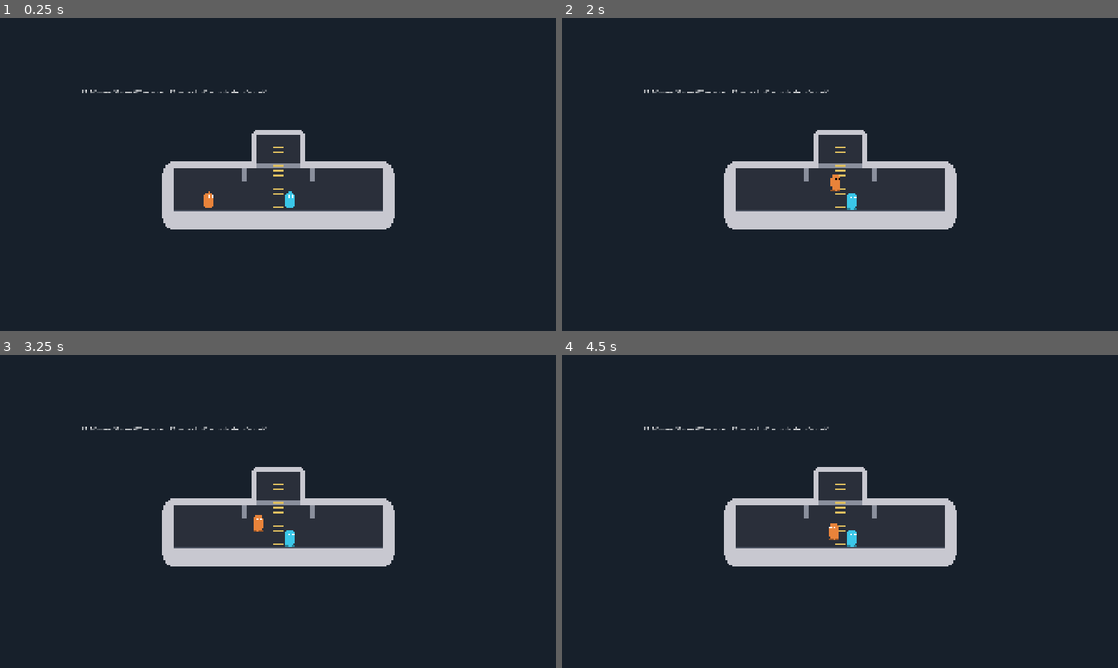
Above: before the commit, frames 1-4 (two rows, left to right).
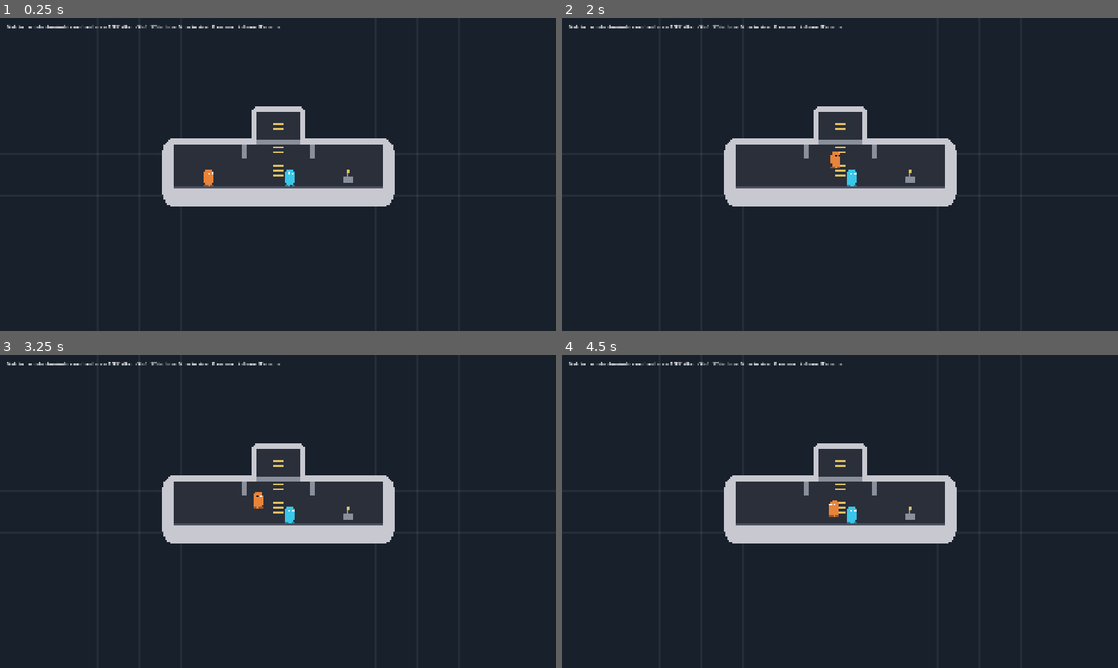
Above: after the commit, the same moments.

Repository: SnirNehemia/deeper
Game: Godot game, scene res://scenes/sub_test.tscn
Same seed, same stepped clock (60 frames per second), same inputs: the game is played once before the commit and once after it.
Inputs:
- Up to frame 1 (0.25 s): no input
- Up to frame 2 (2 s): tap E at 0.5, 0.6, 1.25, 1.35 s; hold D from 0.53 s (still down); tap W at 0.77, 1.52 s
- Up to frame 3 (3.25 s): tap E at 2, 2.3, 2.75, 3.05 s; release D at 2.03 s; hold A 2.03-2.78 s; tap Q at 2.1 s; hold D from 2.78 s (still down); tap Shift at 2.85 s; tap W at 3.02 s
- Up to frame 4 (4.5 s): tap E at 3.5, 3.8, 4.25, 4.35 s; tap Enter at 3.6 s; tap W at 3.77 s; release D at 4.28 s; hold A from 4.28 s (still down)

The runs differ from the first frame. In frame 1, 8.2% of the frame differs, in the area x 1-83%, y 2-68%; in frame 2, 8.2%; in frame 3, 8.2%; in frame 4, 8.2%.

Commit message:
Step 4: helm + sub driving — sit down and steer a heavy submarine
- GameFeel.SubFeel: heavy direct control (6 m/s horiz / 4 vert, 3 s spin-up,
  2 s coast, neutral buoyancy, ±5deg cosmetic pitch)
- Sub now drives: per-axis accel/coast toward the helm's drive_input, no gravity;
  visual pitch tilt on a separate SubVisual node so the body + crew stay upright
- Station system (Station base + HelmStation): stand in zone, interact to sit
  (one occupant), interact to leave; seated crew forwards input to the station
- Crew: station sensor + seated state — locks to the seat (rides the moving sub),
  hands its move vector to the helm; verified crew ride along with zero sliding
- sub_test: follow camera + faint motion grid + on-screen hint (CanvasLayer)
- Headless test_helm: seat, heavy spin-up, max-speed cap, coast-to-stop, dive,
  ride-along, leave seat — all passing

Co-Authored-By: Claude Sonnet 4.6 <noreply@anthropic.com>

Diff:
--- a/autoload/game_feel.gd
+++ b/autoload/game_feel.gd
@@ -58,3 +58,25 @@
 
 func use_snappy() -> void:
 	crew = snappy()
+
+## Submarine driving feel: heavy but controllable. Direct control — the helm
+## occupant's move vector accelerates the sub; neutral buoyancy means it drifts
+## to a stop and never sinks on its own.
+class SubFeel:
+	var max_speed_h: float = 6.0   ## m/s horizontal
+	var max_speed_v: float = 4.0   ## m/s vertical
+	var time_to_max: float = 3.0   ## s to spin up to max
+	var coast_to_stop: float = 2.0 ## s to coast to a stop once input is released
+	var max_pitch_deg: float = 5.0 ## cosmetic nose tilt at full horizontal speed
+
+	func accel_h() -> float:
+		return max_speed_h / time_to_max
+	func decel_h() -> float:
+		return max_speed_h / coast_to_stop
+	func accel_v() -> float:
+		return max_speed_v / time_to_max
+	func decel_v() -> float:
+		return max_speed_v / coast_to_stop
+
+## The submarine feel currently in effect.
+var sub: SubFeel = SubFeel.new()
--- a/scenes/sub_test.gd
+++ b/scenes/sub_test.gd
@@ -1,50 +1,64 @@
 extends Node2D
 
-## Sub interior playtest: a stationary submarine with two crew inside, so we can
-## verify running through all three rooms and climbing the ladder to the conning
-## area before the sub starts moving (that arrives with the helm).
+## Sub interior + helm playtest: a submarine with two crew inside, free to move
+## through the ocean once someone takes the helm. A faint grid shows motion and
+## the camera follows the sub. (The real ocean map / depth meter come next.)
+
+var _sub: Sub
+var _cam: Camera2D
 
 func _ready() -> void:
 	_add_background()
 
-	var sub := Sub.new()
-	sub.position = Vector2(0, 40)
-	add_child(sub)
+	var grid := GridBackground.new()
+	grid.z_index = -50
+	add_child(grid)
 
-	# Crew are CHILDREN of the sub, so they'll ride along once it moves.
+	_sub = Sub.new()
+	add_child(_sub)
+
+	# Crew are CHILDREN of the sub, so they ride along as it moves.
 	var p1 := Crew.new()
 	p1.player_index = 0
 	p1.body_color = PlaceholderArt.CREW_P1_COLOR
 	p1.position = Vector2(-240, -60)  # engine room (stern)
-	sub.add_child(p1)
+	_sub.add_child(p1)
 
 	var p2 := Crew.new()
 	p2.player_index = 1
 	p2.body_color = PlaceholderArt.CREW_P2_COLOR
 	p2.position = Vector2(40, -60)    # middle room, near the ladder
-	sub.add_child(p2)
+	_sub.add_child(p2)
 
-	var cam := Camera2D.new()
-	cam.position = Vector2(0, -80)
-	add_child(cam)
-	cam.make_current()
+	_cam = Camera2D.new()
+	_cam.position = Vector2(0, -40)
+	add_child(_cam)
+	_cam.make_current()
 
 	_add_hint_label()
+
+func _physics_process(_delta: float) -> void:
+	# Simple follow: keep the sub framed while driving (smooth camera comes later).
+	if _sub != null and _cam != null:
+		_cam.global_position = _sub.global_position + Vector2(0, -40)
 
 func _add_background() -> void:
 	var bg := ColorRect.new()
 	bg.color = PlaceholderArt.SANDBOX_BG
-	bg.size = Vector2(4000, 2000)
-	bg.position = Vector2(-2000, -1500)
+	bg.size = Vector2(20000, 16000)
+	bg.position = Vector2(-10000, -8000)
 	bg.z_index = -100
 	add_child(bg)
 
 func _add_hint_label() -> void:
+	# A CanvasLayer keeps the hint pinned to the screen as the camera moves.
+	var layer := CanvasLayer.new()
+	add_child(layer)
 	var label := Label.new()
-	label.text = "P1: A/D move, W jump, W/S on ladder    P2: arrows, Up/Down on ladder    (Esc quits)"
-	label.position = Vector2(-680, -380)
+	label.text = "Walk to the helm (bow/right room) and press E (P1) / Right-Shift (P2) to drive. Move to steer. Press again to leave. (Esc quits)"
+	label.position = Vector2(20, 16)
 	label.add_theme_color_override("font_color", Color.WHITE)
-	add_child(label)
+	layer.add_child(label)
 
 func _unhandled_input(event: InputEvent) -> void:
 	# Dev convenience only (not gameplay input): quit on Esc.
--- a/scripts/collision_layers.gd
+++ b/scripts/collision_layers.gd
@@ -13,3 +13,4 @@
 const INTERIOR := 1 << 3   ## sub interior floors/walls the crew stand on
 const LADDER := 1 << 4     ## ladder climb zones
 const HATCH := 1 << 5      ## solid deck over the ladder hole; crew pass it only while climbing
+const STATION := 1 << 6    ## station interaction zones (helm, etc.)
--- a/scripts/crew/crew.gd
+++ b/scripts/crew/crew.gd
@@ -25,6 +25,11 @@
 var _ladder_overlaps: int = 0
 var _on_ladder: bool = false
 
+# Station state: a station we're standing in range of, and the one we're seated
+# at (driving) if any.
+var _nearby_station: Station = null
+var _station: Station = null
+
 var _facing: float = 1.0
 var _run_phase: float = 0.0
 var _was_on_floor: bool = false
@@ -54,6 +59,7 @@
 	add_child(_visual)
 
 	_add_ladder_sensor()
+	_add_station_sensor()
 
 func _add_ladder_sensor() -> void:
 	var sensor := Area2D.new()
@@ -70,6 +76,24 @@
 	sensor.area_exited.connect(func(_a: Area2D) -> void:
 		_ladder_overlaps = maxi(0, _ladder_overlaps - 1))
 
+func _add_station_sensor() -> void:
+	var sensor := Area2D.new()
+	sensor.collision_layer = 0
+	sensor.collision_mask = Layers.STATION
+	var shape := CollisionShape2D.new()
+	var rect := RectangleShape2D.new()
+	rect.size = Vector2(PlaceholderArt.CREW_WIDTH_M * GameFeel.PIXELS_PER_METER,
+		PlaceholderArt.CREW_HEIGHT_M * GameFeel.PIXELS_PER_METER)
+	shape.shape = rect
+	sensor.add_child(shape)
+	add_child(sensor)
+	sensor.area_entered.connect(func(a: Area2D) -> void:
+		if a is Station:
+			_nearby_station = a)
+	sensor.area_exited.connect(func(a: Area2D) -> void:
+		if a == _nearby_station:
+			_nearby_station = null)
+
 func _physics_process(delta: float) -> void:
 	var input: PlayerInput = InputHub.get_input(player_index)
 	var feel: GameFeel.CrewFeel = GameFeel.crew
@@ -78,6 +102,19 @@
 	var move_x := input.move.x if input != null else 0.0
 	var move_y := input.move.y if input != null else 0.0
 	var jump_pressed := input.jump_pressed if input != null else false
+	var interact_pressed := input.interact_pressed if input != null else false
+
+	# Seated at a station: hand our input to it and stay locked in the seat.
+	if _station != null:
+		_be_seated(input, interact_pressed)
+		_update_visual(0.0, ppm, delta)
+		return
+
+	# Sit down at a station we're standing in (and that's free).
+	if interact_pressed and _nearby_station != null and _nearby_station.can_enter():
+		_enter_station(_nearby_station)
+		_update_visual(0.0, ppm, delta)
+		return
 
 	# Grab a ladder when overlapping one and deliberately pushing up or down.
 	# (Pressing down is also how you drop through the conning hatch.)
@@ -138,6 +175,26 @@
 	elif is_on_floor() and move_y >= 0.0:
 		_on_ladder = false
 	_was_on_floor = is_on_floor()
+
+func _be_seated(input: PlayerInput, interact_pressed: bool) -> void:
+	# Locked in the seat (which rides with the sub); feed input to the station.
+	velocity = Vector2.ZERO
+	global_position = _station.seat_global_position()
+	if input != null:
+		_station.handle_input(input)
+	if interact_pressed:
+		_exit_station()
+
+func _enter_station(station: Station) -> void:
+	station.enter(self)
+	_station = station
+	velocity = Vector2.ZERO
+	_on_ladder = false
+
+func _exit_station() -> void:
+	if _station != null:
+		_station.exit(self)
+	_station = null
 
 func _update_visual(move_x: float, ppm: float, delta: float) -> void:
 	if absf(move_x) > 0.01:
--- /dev/null
+++ b/scripts/stations/helm_station.gd
@@ -0,0 +1,25 @@
+class_name HelmStation
+extends Station
+
+## The helm: direct control. While a crew is seated, their move vector becomes
+## the sub's drive input (accelerate left/right/up/down). Letting go (or leaving
+## the seat) drops the drive to zero and the heavy sub coasts to a stop.
+
+## The sub this helm steers (set by the sub when it builds the helm).
+var sub: Sub = null
+
+func handle_input(input: PlayerInput) -> void:
+	if sub != null:
+		sub.drive_input = input.move
+
+func exit(crew: Crew) -> void:
+	super.exit(crew)
+	if sub != null:
+		sub.drive_input = Vector2.ZERO
+
+func _draw() -> void:
+	# Placeholder console: a small box, brighter when free, dim when occupied.
+	var color := PlaceholderArt.SUB_STRUCTURE if occupant == null else PlaceholderArt.SUB_FLOOR
+	draw_rect(Rect2(-16, -8, 32, 24), color)
+	draw_rect(Rect2(-3, -22, 6, 16), PlaceholderArt.SUB_STRUCTURE)  # control column
+	draw_circle(Vector2(0, -24), 7, PlaceholderArt.LADDER_COLOR)    # wheel
--- /dev/null
+++ b/scripts/stations/station.gd
@@ -0,0 +1,48 @@
+class_name Station
+extends Area2D
+
+## A crew station: a zone a crew member can stand in and press interact to take
+## control (sit down), press interact again to leave. One occupant at a time.
+##
+## This base handles occupancy and the seat position; subclasses (HelmStation,
+## later turret/periscope) override handle_input() to do something with the
+## seated player's controls. The crew node drives the lifecycle: it detects the
+## zone, calls enter()/exit(), and forwards input via handle_input().
+
+## How big the "stand here to use it" zone is.
+@export var zone_size: Vector2 = Vector2(70, 96)
+
+## The crew currently seated here, or null.
+var occupant: Crew = null
+
+func _ready() -> void:
+	collision_layer = Layers.STATION
+	collision_mask = 0
+	monitorable = true   # crew sensors detect this zone
+	monitoring = false
+	var shape := CollisionShape2D.new()
+	var rect := RectangleShape2D.new()
+	rect.size = zone_size
+	shape.shape = rect
+	add_child(shape)
+
+func can_enter() -> bool:
+	return occupant == null
+
+func enter(crew: Crew) -> void:
+	occupant = crew
+	queue_redraw()
+
+func exit(crew: Crew) -> void:
+	if occupant == crew:
+		occupant = null
+	queue_redraw()
+
+## Where the seated crew's origin locks. Defaults to this node's position; the
+## crew rides it as the sub moves.
+func seat_global_position() -> Vector2:
+	return global_position
+
+## Consume the seated player's input for this frame. Override in subclasses.
+func handle_input(_input: PlayerInput) -> void:
+	pass
--- a/scripts/sub/sub.gd
+++ b/scripts/sub/sub.gd
@@ -29,12 +29,52 @@
 # Divider x positions between the three rooms.
 const DIV_X := ROOM_W * 0.5   # 120
 
+# Helm seat location (helm/bow room, near the floor). Crew origin sits here.
+const HELM_X := HALF_W - ROOM_W * 0.5                          # 240 — helm room center
+const HELM_SEAT_Y := -PlaceholderArt.CREW_HEIGHT_M * PPM * 0.5 # crew feet on the floor
+
+## Desired drive direction this frame, set by the helm occupant (each axis in
+## [-1, 1]). Zero when no one is steering — the sub then coasts to a stop.
+var drive_input: Vector2 = Vector2.ZERO
+
+var _visual: SubVisual
+
 func _ready() -> void:
 	collision_layer = Layers.SUB_HULL
 	collision_mask = Layers.TERRAIN
+	_visual = SubVisual.new()
+	add_child(_visual)
 	_build_hull_collision()
 	_build_interior()
 	_build_ladder()
+	_build_helm()
+
+func _physics_process(delta: float) -> void:
+	var feel: GameFeel.SubFeel = GameFeel.sub
+	var ppm: float = GameFeel.PIXELS_PER_METER
+
+	# Per-axis: accelerate toward the target speed, or coast toward zero.
+	var target := Vector2(
+		clampf(drive_input.x, -1.0, 1.0) * feel.max_speed_h * ppm,
+		clampf(drive_input.y, -1.0, 1.0) * feel.max_speed_v * ppm)
+	var rate_x := feel.accel_h() if absf(target.x) > 0.01 else feel.decel_h()
+	var rate_y := feel.accel_v() if absf(target.y) > 0.01 else feel.decel_v()
+	velocity.x = move_toward(velocity.x, target.x, rate_x * ppm * delta)
+	velocity.y = move_toward(velocity.y, target.y, rate_y * ppm * delta)
+
+	# No gravity: neutral buoyancy, so it holds depth when idle.
+	move_and_slide()
+
+	# Cosmetic pitch tilt proportional to horizontal speed (visual only — the
+	# body and crew stay upright so collisions and footing are unaffected).
+	var t := clampf(velocity.x / (feel.max_speed_h * ppm), -1.0, 1.0)
+	_visual.rotation = deg_to_rad(feel.max_pitch_deg) * t
+
+func _build_helm() -> void:
+	var helm := HelmStation.new()
+	helm.sub = self
+	helm.position = Vector2(HELM_X, HELM_SEAT_Y)
+	add_child(helm)
 
 ## Rough outer-shell collider (vs terrain). Shape only matters once the ocean map
 ## exists; bumping terrain is harmless this milestone.
@@ -120,54 +160,3 @@
 	col.shape = shape
 	body.add_child(col)
 	add_child(body)
-
-# --- Placeholder visuals (drawn in local space; collision is separate) ---
-
-func _draw() -> void:
-	var deck_y := CEIL_Y - WALL_T
-	var conn_ceil_y := deck_y - 2.0 * PPM
-
-	# Outer hull silhouette (rounded), behind everything.
-	_draw_round_rect(Rect2(-HALF_W - 40.0, -ROOM_H - 24.0, HALF_W * 2.0 + 80.0, ROOM_H + 24.0 + 1.5 * PPM),
-		48.0, PlaceholderArt.HULL_COLOR)
-	# Conning tower bump on top.
-	_draw_round_rect(Rect2(-CONN_HALF - 18.0, conn_ceil_y - 18.0, CONN_HALF * 2.0 + 36.0, deck_y - conn_ceil_y + 24.0),
-		18.0, PlaceholderArt.HULL_COLOR)
-
-	# Room interiors.
-	for i in 3:
-		var room_x := -HALF_W + i * ROOM_W
-		draw_rect(Rect2(room_x, CEIL_Y, ROOM_W, ROOM_H), PlaceholderArt.SUB_INTERIOR)
-	# Conning interior.
-	draw_rect(Rect2(-CONN_HALF, conn_ceil_y, CONN_HALF * 2.0, deck_y - conn_ceil_y),
-		PlaceholderArt.SUB_INTERIOR)
-
-	# Floor deck highlight.
-	draw_rect(Rect2(-HALF_W, 0, HALF_W * 2.0, 6.0), PlaceholderArt.SUB_FLOOR)
-
-	# Doorway headers (visual) + divider posts (just the header part).
-	var header_h := ROOM_H - DOOR_H
-	for sx in [-DIV_X, DIV_X]:
-		draw_rect(Rect2(sx - WALL_T * 0.5, CEIL_Y, WALL_T, header_h), PlaceholderArt.SUB_STRUCTURE)
-
-	# Conning deck (structure) across the conning floor, including the hatch.
-	draw_rect(Rect2(-CONN_HALF, CEIL_Y - WALL_T, CONN_HALF * 2.0, WALL_T),
-		PlaceholderArt.SUB_STRUCTURE)
-
-	# Ladder rails + rungs.
-	var rail_x := HOLE_HALF - 6.0
-	draw_rect(Rect2(-rail_x - 2.0, conn_ceil_y, 4.0, -conn_ceil_y), PlaceholderArt.LADDER_COLOR)
-	draw_rect(Rect2(rail_x - 2.0, conn_ceil_y, 4.0, -conn_ceil_y), PlaceholderArt.LADDER_COLOR)
-	var rung := conn_ceil_y + 8.0
-	while rung < 0.0:
-		draw_rect(Rect2(-rail_x, rung, rail_x * 2.0, 3.0), PlaceholderArt.LADDER_COLOR)
-		rung += 16.0
-
-func _draw_round_rect(rect: Rect2, radius: float, color: Color) -> void:
-	var r := minf(radius, minf(rect.size.x, rect.size.y) * 0.5)
-	draw_rect(Rect2(rect.position + Vector2(r, 0), Vector2(rect.size.x - 2.0 * r, rect.size.y)), color)
-	draw_rect(Rect2(rect.position + Vector2(0, r), Vector2(rect.size.x, rect.size.y - 2.0 * r)), color)
-	draw_circle(rect.position + Vector2(r, r), r, color)
-	draw_circle(rect.position + Vector2(rect.size.x - r, r), r, color)
-	draw_circle(rect.position + Vector2(r, rect.size.y - r), r, color)
-	draw_circle(rect.position + Vector2(rect.size.x - r, rect.size.y - r), r, color)
--- /dev/null
+++ b/scripts/sub/sub_visual.gd
@@ -0,0 +1,58 @@
+class_name SubVisual
+extends Node2D
+
+## Placeholder art for the submarine, kept on its own node so the sub can apply
+## a cosmetic pitch tilt (rotate this) while the physics body and the crew stay
+## perfectly upright. Reads the geometry constants from Sub.
+
+func _draw() -> void:
+	var deck_y := Sub.CEIL_Y - Sub.WALL_T
+	var conn_ceil_y := deck_y - 2.0 * Sub.PPM
+
+	# Outer hull silhouette (rounded), behind everything.
+	_draw_round_rect(Rect2(-Sub.HALF_W - 40.0, -Sub.ROOM_H - 24.0,
+		Sub.HALF_W * 2.0 + 80.0, Sub.ROOM_H + 24.0 + 1.5 * Sub.PPM),
+		48.0, PlaceholderArt.HULL_COLOR)
+	# Conning tower bump on top.
+	_draw_round_rect(Rect2(-Sub.CONN_HALF - 18.0, conn_ceil_y - 18.0,
+		Sub.CONN_HALF * 2.0 + 36.0, deck_y - conn_ceil_y + 24.0),
+		18.0, PlaceholderArt.HULL_COLOR)
+
+	# Room interiors.
+	for i in 3:
+		var room_x := -Sub.HALF_W + i * Sub.ROOM_W
+		draw_rect(Rect2(room_x, Sub.CEIL_Y, Sub.ROOM_W, Sub.ROOM_H), PlaceholderArt.SUB_INTERIOR)
+	# Conning interior.
+	draw_rect(Rect2(-Sub.CONN_HALF, conn_ceil_y, Sub.CONN_HALF * 2.0, deck_y - conn_ceil_y),
+		PlaceholderArt.SUB_INTERIOR)
+
+	# Floor deck highlight.
+	draw_rect(Rect2(-Sub.HALF_W, 0, Sub.HALF_W * 2.0, 6.0), PlaceholderArt.SUB_FLOOR)
+
+	# Doorway headers (visual).
+	var header_h := Sub.ROOM_H - Sub.DOOR_H
+	for sx in [-Sub.DIV_X, Sub.DIV_X]:
+		draw_rect(Rect2(sx - Sub.WALL_T * 0.5, Sub.CEIL_Y, Sub.WALL_T, header_h),
+			PlaceholderArt.SUB_STRUCTURE)
+
+	# Conning deck (structure) across the conning floor, including the hatch.
+	draw_rect(Rect2(-Sub.CONN_HALF, Sub.CEIL_Y - Sub.WALL_T, Sub.CONN_HALF * 2.0, Sub.WALL_T),
+		PlaceholderArt.SUB_STRUCTURE)
+
+	# Ladder rails + rungs.
+	var rail_x := Sub.HOLE_HALF - 6.0
+	draw_rect(Rect2(-rail_x - 2.0, conn_ceil_y, 4.0, -conn_ceil_y), PlaceholderArt.LADDER_COLOR)
+	draw_rect(Rect2(rail_x - 2.0, conn_ceil_y, 4.0, -conn_ceil_y), PlaceholderArt.LADDER_COLOR)
+	var rung := conn_ceil_y + 8.0
+	while rung < 0.0:
+		draw_rect(Rect2(-rail_x, rung, rail_x * 2.0, 3.0), PlaceholderArt.LADDER_COLOR)
+		rung += 16.0
+
+func _draw_round_rect(rect: Rect2, radius: float, color: Color) -> void:
+	var r := minf(radius, minf(rect.size.x, rect.size.y) * 0.5)
+	draw_rect(Rect2(rect.position + Vector2(r, 0), Vector2(rect.size.x - 2.0 * r, rect.size.y)), color)
+	draw_rect(Rect2(rect.position + Vector2(0, r), Vector2(rect.size.x, rect.size.y - 2.0 * r)), color)
+	draw_circle(rect.position + Vector2(r, r), r, color)
+	draw_circle(rect.position + Vector2(rect.size.x - r, r), r, color)
+	draw_circle(rect.position + Vector2(r, rect.size.y - r), r, color)
+	draw_circle(rect.position + Vector2(rect.size.x - r, rect.size.y - r), r, color)
--- /dev/null
+++ b/scripts/util/grid_background.gd
@@ -0,0 +1,20 @@
+class_name GridBackground
+extends Node2D
+
+## A faint static grid, purely so you can see the sub move before the real ocean
+## map exists. Draws a large area of 1 m grid lines; the camera moving over it
+## gives a sense of speed.
+
+@export var spacing: float = GameFeel.PIXELS_PER_METER  ## 1 m
+@export var half_extent: Vector2 = Vector2(6000, 4000)
+@export var line_color := Color(1, 1, 1, 0.06)
+
+func _draw() -> void:
+	var x := -half_extent.x
+	while x <= half_extent.x:
+		draw_line(Vector2(x, -half_extent.y), Vector2(x, half_extent.y), line_color, 1.0)
+		x += spacing
+	var y := -half_extent.y
+	while y <= half_extent.y:
+		draw_line(Vector2(-half_extent.x, y), Vector2(half_extent.x, y), line_color, 1.0)
+		y += spacing
--- /dev/null
+++ b/tests/test_helm.gd
@@ -0,0 +1,115 @@
+extends Node
+
+## Headless test for the helm + sub driving (Step 4).
+##
+## Run: godot --headless res://tests/test_helm.tscn
+## A crew walks to the helm, sits, drives the sub through the live InputHub, and
+## we verify: seating, heavy spin-up toward max speed, coast-to-stop, vertical
+## drive, a free crew riding along inside, and leaving the seat.
+
+var _failures := 0
+var _hub: Node
+
+func _ready() -> void:
+	_hub = get_node("/root/InputHub")
+	await _run()
+	if _failures == 0:
+		print("HELM TESTS PASSED")
+		get_tree().quit(0)
+	else:
+		push_error("HELM TESTS FAILED: %d failing check(s)" % _failures)
+		get_tree().quit(1)
+
+func _check(cond: bool, msg: String) -> void:
+	if cond:
+		print("  ok:   ", msg)
+	else:
+		push_error("  FAIL: " + msg)
+		_failures += 1
+
+func _key(keycode: Key, pressed: bool) -> InputEventKey:
+	var e := InputEventKey.new()
+	e.physical_keycode = keycode
+	e.pressed = pressed
+	return e
+
+func _press(keycode: Key) -> void:
+	_hub._input(_key(keycode, true))
+
+func _release(keycode: Key) -> void:
+	_hub._input(_key(keycode, false))
+
+func _frames(n: int) -> void:
+	for i in n:
+		await get_tree().physics_frame
+
+func _run() -> void:
+	print("[helm]")
+	var sub := Sub.new()
+	add_child(sub)
+
+	# Driver (P1) placed right at the helm seat.
+	var driver := Crew.new()
+	driver.player_index = 0
+	driver.position = Vector2(Sub.HELM_X, Sub.HELM_SEAT_Y)
+	sub.add_child(driver)
+
+	# A free crew (P2) standing in the middle room — should ride along untouched.
+	var rider := Crew.new()
+	rider.player_index = 1
+	rider.position = Vector2(40, -60)
+	sub.add_child(rider)
+
+	await _frames(10)  # let the station sensor register the overlap
+
+	var helm: HelmStation = null
+	for child in sub.get_children():
+		if child is HelmStation:
+			helm = child
+	_check(helm != null, "sub built a helm station")
+
+	# Sit down (E).
+	_press(KEY_E)
+	await _frames(2)
+	_release(KEY_E)
+	await _frames(2)
+	_check(helm.occupant == driver, "pressing E seats the crew at the helm")
+
+	# Let the rider fully settle before measuring ride-along.
+	await _frames(60)
+	# Drive right: heavy spin-up.
+	var rider_local := rider.position
+	var start_x := sub.global_position.x
+	_press(KEY_D)
+	await _frames(30)
+	var v_early := sub.velocity.x
+	await _frames(120)
+	var v_late := sub.velocity.x
+	_check(v_early > 0.0 and v_late > v_early, "sub spins up gradually (heavy)")
+	_check(sub.global_position.x > start_x + 100.0, "sub actually moved right")
+	var max_h := GameFeel.sub.max_speed_h * GameFeel.PIXELS_PER_METER
+	_check(v_late < max_h + 1.0, "sub never exceeds its max horizontal speed")
+
+	# The free rider stayed put inside the sub (rode along, no sliding).
+	_check(rider.position.distance_to(rider_local) < 8.0, "free crew rides along inside the sub")
+	_check(driver.global_position.distance_to(helm.seat_global_position()) < 2.0,
+		"driver stays locked in the moving seat")
+
+	# Release: coast to a stop.
+	_release(KEY_D)
+	await _frames(160)
+	_check(absf(sub.velocity.x) < max_h * 0.1, "sub coasts to a near stop")
+
+	# Drive down: vertical control.
+	_press(KEY_S)
+	await _frames(60)
+	_check(sub.velocity.y > 0.0, "sub dives when steering down")
+	_release(KEY_S)
+
+	# Leave the seat (E again): drive input clears and it coasts.
+	_press(KEY_E)
+	await _frames(2)
+	_release(KEY_E)
+	await _frames(2)
+	_check(helm.occupant == null, "pressing E again leaves the helm")
+	_check(sub.drive_input == Vector2.ZERO, "leaving the helm zeroes the drive input")
--- /dev/null
+++ b/tests/test_helm.tscn
@@ -0,0 +1,6 @@
+[gd_scene load_steps=2 format=3 uid="uid://b8deepertesthelm"]
+
+[ext_resource type="Script" path="res://tests/test_helm.gd" id="1_testhelm"]
+
+[node name="TestHelm" type="Node"]
+script = ExtResource("1_testhelm")
Not shown, added: scripts/stations/helm_station.gd.uid
Not shown, added: scripts/stations/station.gd.uid
Not shown, added: scripts/sub/sub_visual.gd.uid
Not shown, added: scripts/util/grid_background.gd.uid
Not shown, added: tests/test_helm.gd.uid
